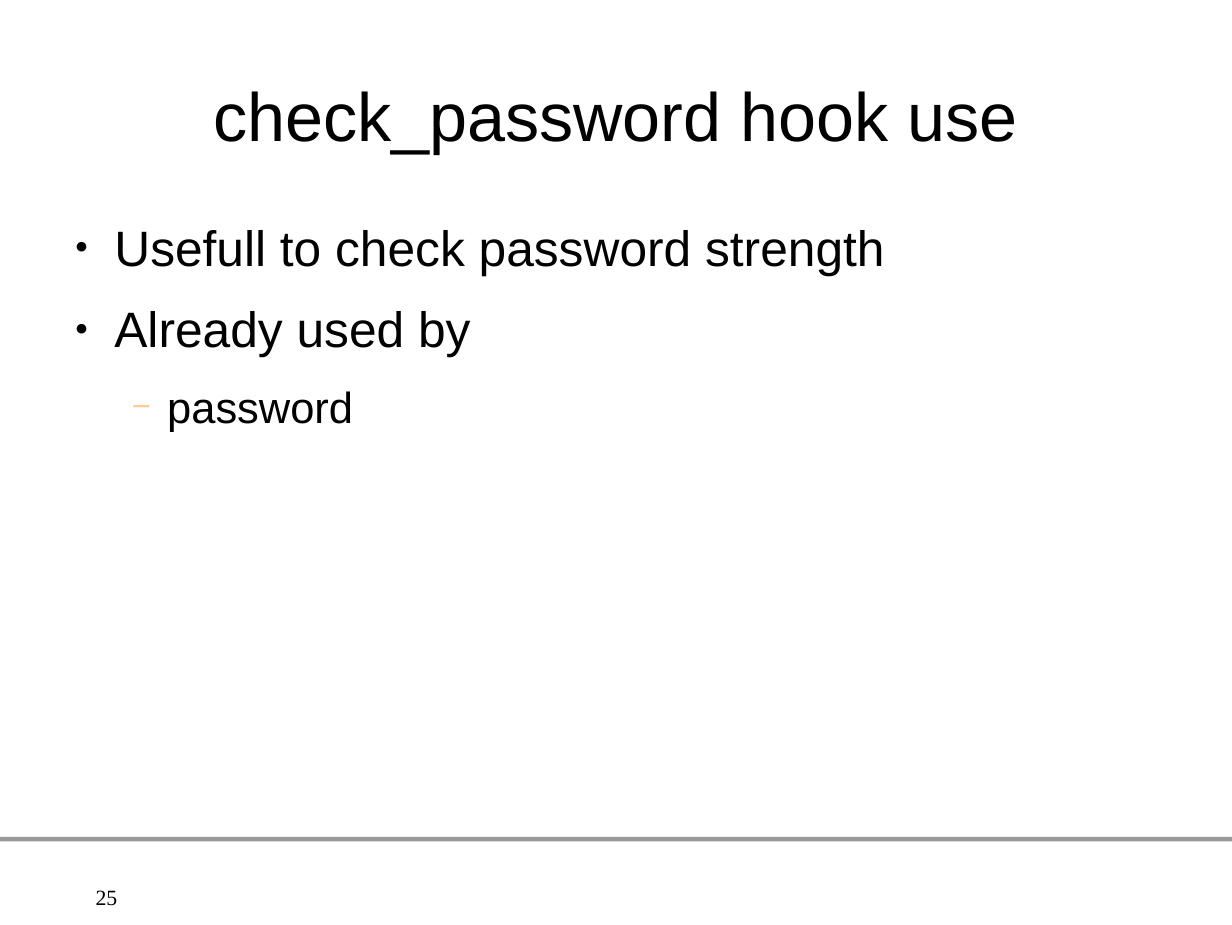
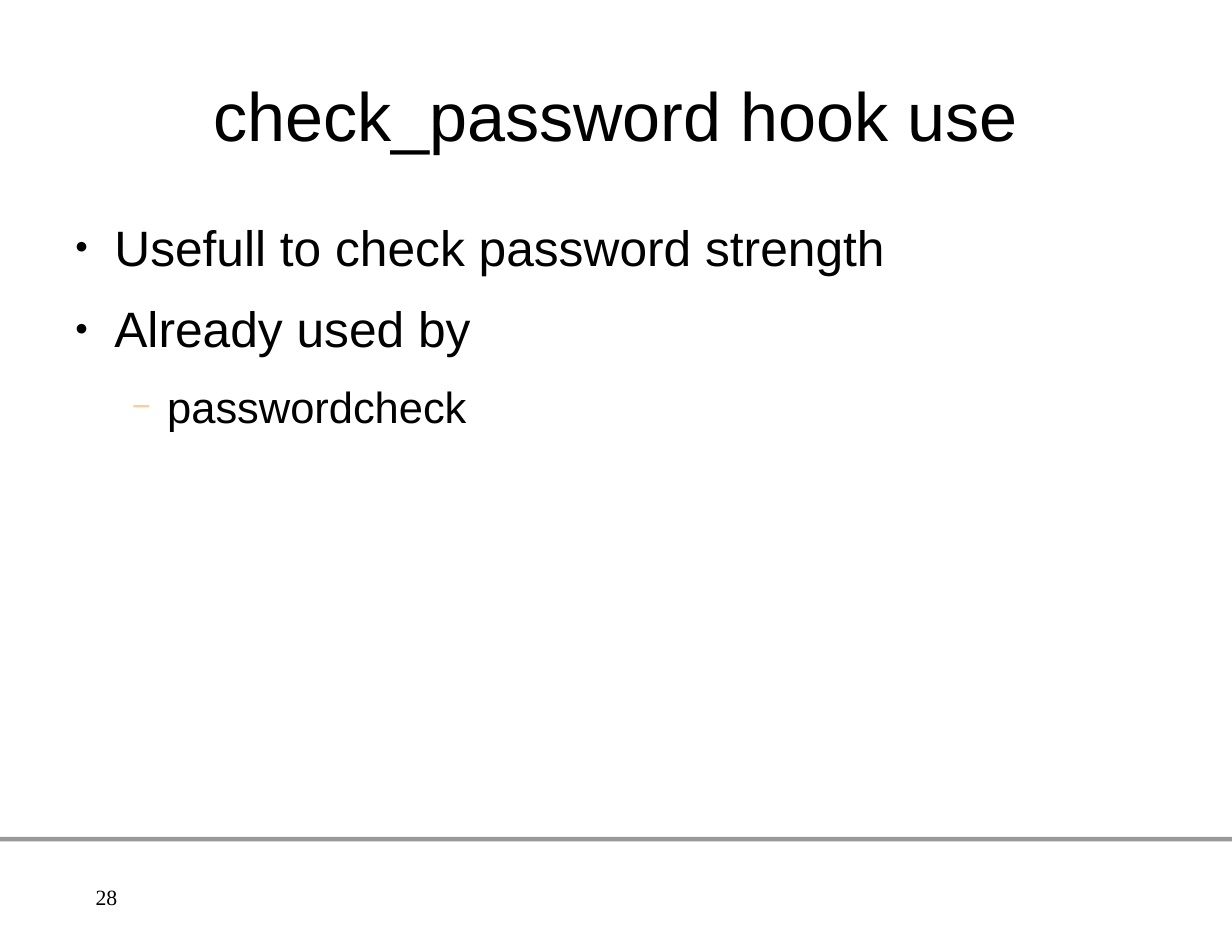
Before and after one commit to gleu/Hooks-in-PostgreSQL, a slide deck: slide 28 of hooks_in_postgresql.odp (slide 25 before the commit). Drawn at 1232x925 pixels with LibreOffice and Linux fonts; fonts in the diff are those of the drawing; background and template pictures are left out. Boxes give left, top, right and bottom in pixels: in the first picture for what was removed or moved away, otherwise in the second. Text is boxed around its words. In the diff, an @@ line names an element or a change of style, - is before the commit and + after.

Commit message:
Four more slides
to explain how to set/unset the function pointer, and the parameters of a
ClientAuthentication_hook and of a check_password_hook.

```diff
--- a/hooks_in_postgresql.odp
+++ b/hooks_in_postgresql.odp
@@ text at (167, 391, 466, 432): text changed @@
-  − password
+  − passwordcheck
@@ page number at (96, 890, 118, 906): text changed @@
-25
+28
```
Also in this commit, not shown: 2 other slides changed, 4 slides added.
